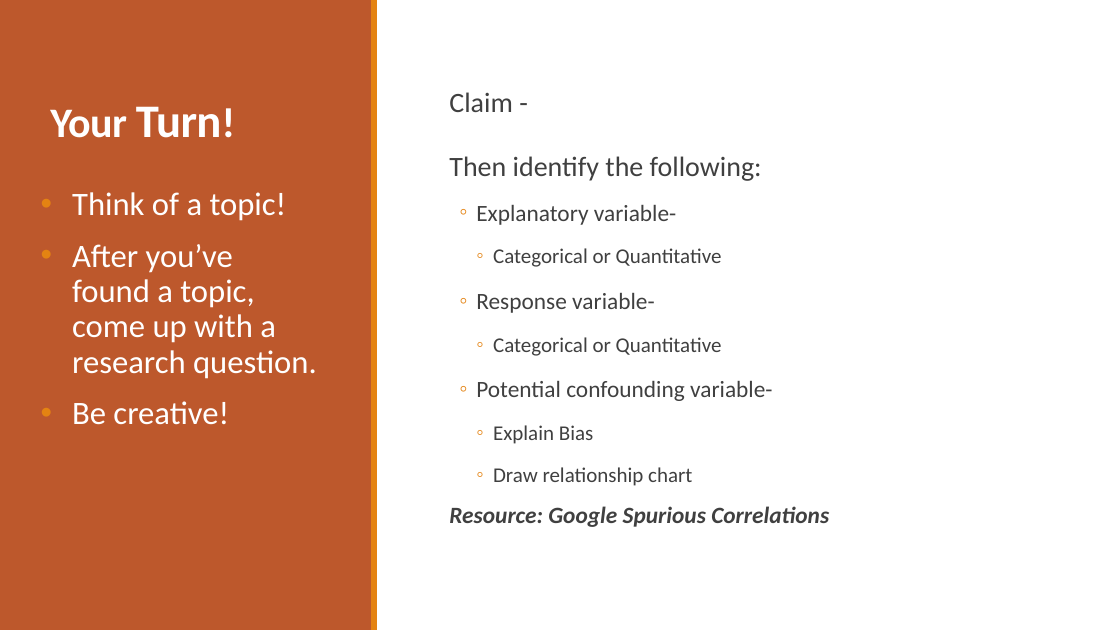
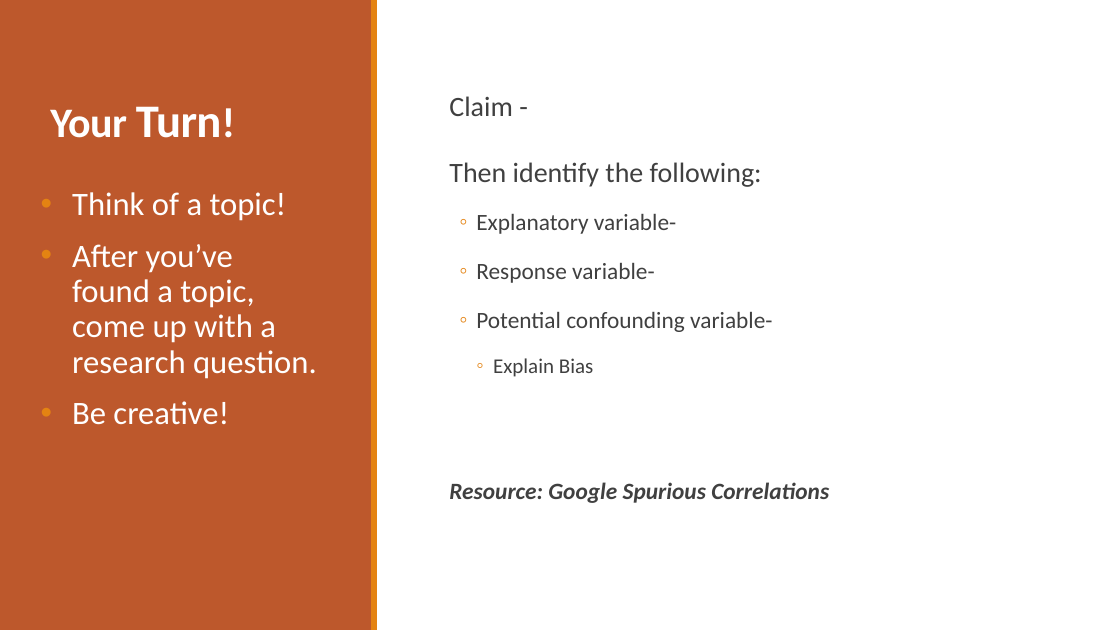
Before and after one commit to alisonkleffner/presentations, a slide deck: slide 16 of job/teaching/teaching-demonstration1.pptx. Drawn at 1120x630 pixels with LibreOffice and Linux fonts; fonts in the diff are those of the drawing. Boxes give left, top, right and bottom in pixels: in the first picture for what was removed or moved away, otherwise in the second. Text is boxed around its words. In the diff, an @@ line names an element or a change of style, - is before the commit and + after.

```diff
--- a/job/teaching/teaching-demonstration1.pptx
+++ b/job/teaching/teaching-demonstration1.pptx
@@ text "Claim -" at bbox=[449, 96, 829, 503]: line spacing 1.4 to 1.5; line spacing 0.8 to 0.9 @@
@@ text at bbox=[493, 248, 722, 267]: paragraph removed @@
-    ◦ Categorical or Quantitative
@@ text at bbox=[493, 337, 722, 356]: paragraph removed @@
-    ◦ Categorical or Quantitative
@@ text at bbox=[493, 467, 692, 486]: paragraph removed @@
-    ◦ Draw relationship chart
```
Also in this commit, not shown: 2 other slides changed, 5 slides added, 2 other files.
